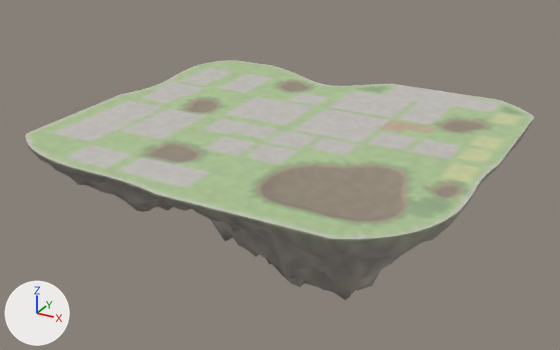
An edit to the glTF model godot_project/remake/sky/islands/SKY-011.rock.glb, drawn before and after from the same camera.
Both versions are drawn from a camera (50 mm lens) standing at (225.0, -418.0, 175.0) and looking at (-6.0, 3.0, -35.0). Arrows for +X, +Y and +Z are at lower left; the lights stay in place. The older version comes first.

Names of what the first picture shows: 'deck-col', 'rock'.
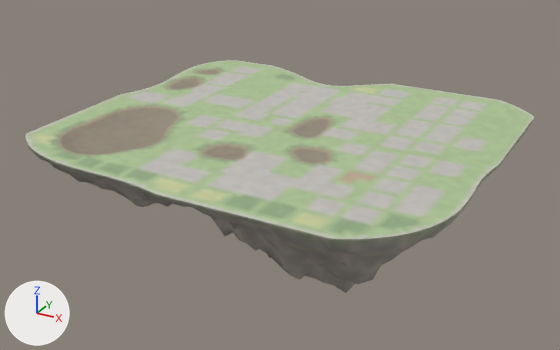
Location of each change, [x1, y1, x2, y2] in pixels of the pictures (560 x 350 px; the box of a moved part takes in the faces that stretch with it):
'rock', rescaled: before [26, 119, 534, 300]; after [26, 119, 534, 293]
part 1 of me_deck_col, moved or reshaped: before [53, 67, 469, 224]; after [53, 67, 467, 225]
part 2 of me_deck_col, built on: before [436, 117, 490, 133]; after [435, 117, 490, 132]
part 3 of me_deck_col, built on: before [274, 79, 316, 92]; after [274, 80, 313, 91]
part 4 of me_deck_col, recoloured: [34, 66, 522, 235] in both
part 5 of me_rock, moved or reshaped: before [43, 137, 522, 300]; after [43, 137, 522, 293]

Edits to the bpy script that builds the scene:
```text
Change me_deck_col:
    used by ob_deck_col; location = (0.0, 0.0, 0.0)
    remove me_deck_col.from_pydata(...)  # 4752 vertices, 9187 faces; spans x -141.0..136.0, y -122.0..127.0, z -4.0..0.0
    add me_deck_col.from_pydata(...)  # 4758 vertices, 9199 faces; spans x -141.0..136.0, y -122.0..127.0, z -4.0..0.0
    me_deck_col part 1: 505 vertices moved from x -125.0..123.0, y -100.0..87.0, z -4.0..0.0 to x -125.0..123.0, y -97.0..82.0, z -4.0..0.0; 669 vertices removed from x -125.0..127.0, y -100.0..95.0, z -4.0..0.0; 799 vertices added at x -126.0..127.0, y -97.0..95.0, z -4.0..0.0
    me_deck_col part 2: 12 vertices moved from x 91.0..111.0, y 55.0..69.0, z -2.0..0.0 to x 91.0..111.0, y 55.0..67.0, z 0.0; 86 vertices removed from x 86.0..112.0, y 49.0..75.0, z -2.0..0.0; 21 vertices added at x 87.0..111.0, y 51.0..75.0, z 0.0
    me_deck_col part 3: 8 vertices moved from x -45.0..-33.0, y 79.0..91.0, z -2.0..-1.0 to x -45.0..-33.0, y 79.0..91.0, z 0.0; 78 vertices removed from x -50.0..-28.0, y 74.0..98.0, z -2.0..0.0; 19 vertices added at x -49.0..-29.0, y 75.0..95.0, z 0.0
    me_deck_col part 4: 3144 kept faces spanning x -137.0..135.0, y -117.0..127.0, z -4.0..0.0 get new vertex colours
Change me_rock:
    used by ob_rock; location = (0.0, 0.0, 0.0)
    remove me_rock.from_pydata(...)  # 2334 vertices, 4357 faces; spans x -141.0..136.0, y -122.0..127.0, z -79.0..0.0
    add me_rock.from_pydata(...)  # 2334 vertices, 4357 faces; spans x -141.0..136.0, y -122.0..127.0, z -74.0..0.0
    me_rock part 5: the whole mesh is scaled about the mesh origin by (1, 1, 0.927)
```
